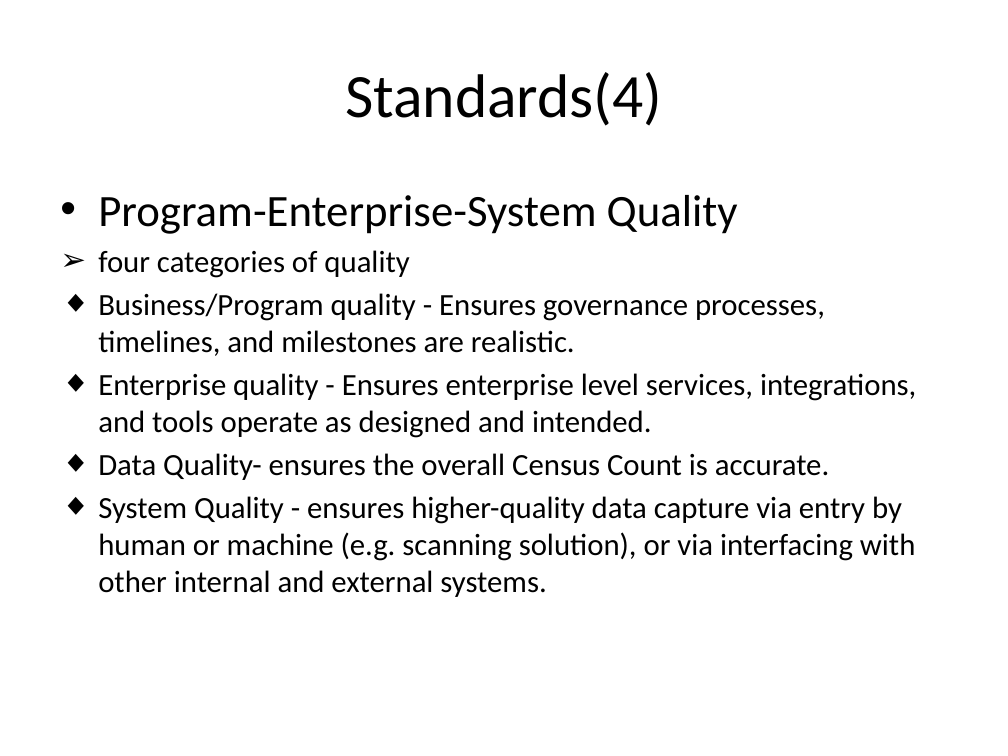
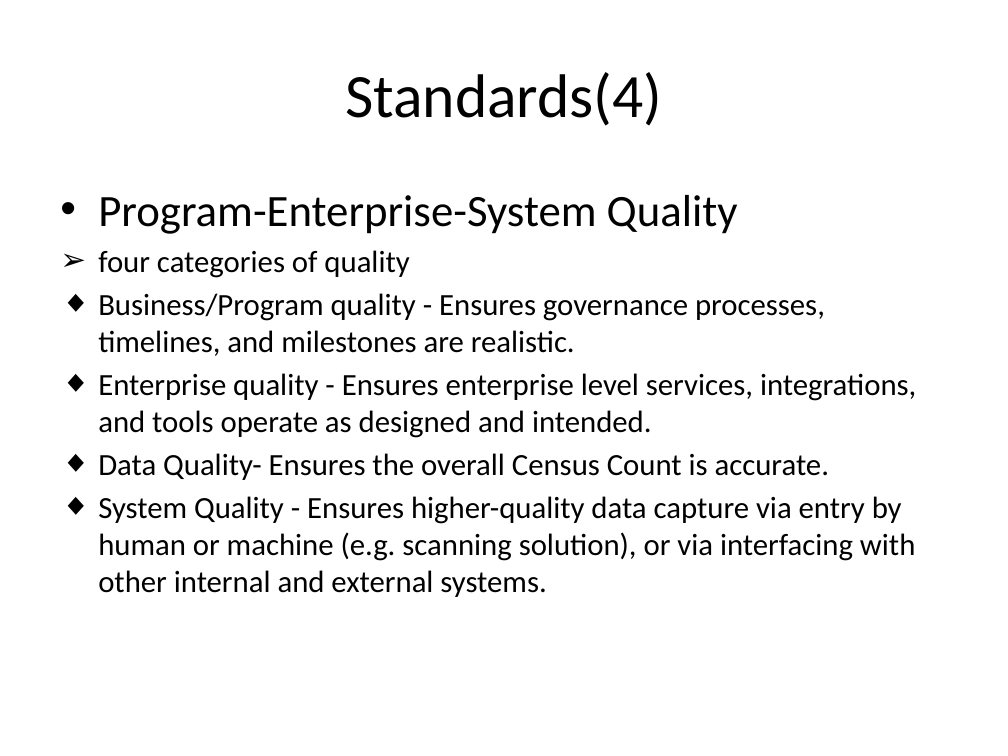
Before and after one commit to J2EEBeliever/INFS-774-LFreeman-JWang-NVilailack, a slide deck: slide 6 of INFS 774 Junxiang Technical Architecture.pptx. Drawn at 1008x756 pixels with LibreOffice and Linux fonts; fonts in the diff are those of the drawing; background and template pictures are left out. Boxes give left, top, right and bottom in pixels: in the first picture for what was removed or moved away, otherwise in the second. Text is boxed around its words. In the diff, an @@ line names an element or a change of style, - is before the commit and + after.

```diff
--- a/INFS 774 Junxiang Technical Architecture.pptx
+++ b/INFS 774 Junxiang Technical Architecture.pptx
@@ text at bbox=[98, 453, 915, 597]: text changed @@
-◆ Data Quality- ensures the overall Census Count is accurate.
-◆ System Quality - ensures higher-quality data capture via entry by human or machine (e.g. scanning solution), or via interfacing with other internal and external systems.
+◆ Data Quality- Ensures the overall Census Count is accurate.
+◆ System Quality - Ensures higher-quality data capture via entry by human or machine (e.g. scanning solution), or via interfacing with other internal and external systems.
```
Also in this commit, not shown: 2 other slides changed, 6 slides removed, 1 other file.
